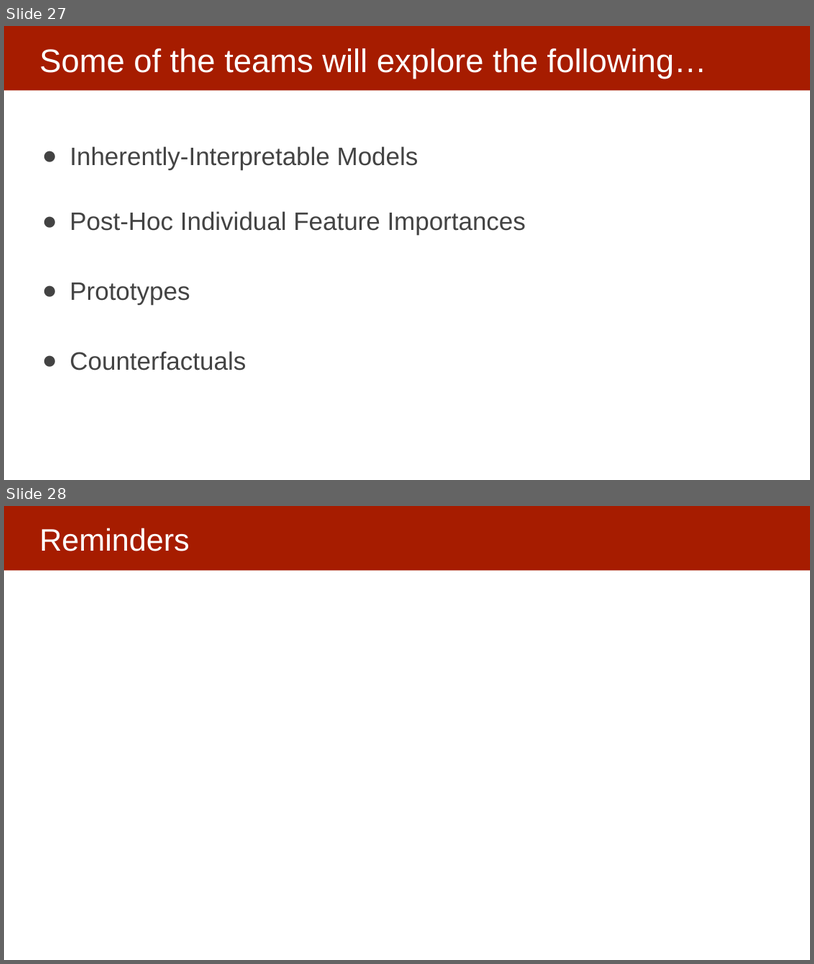
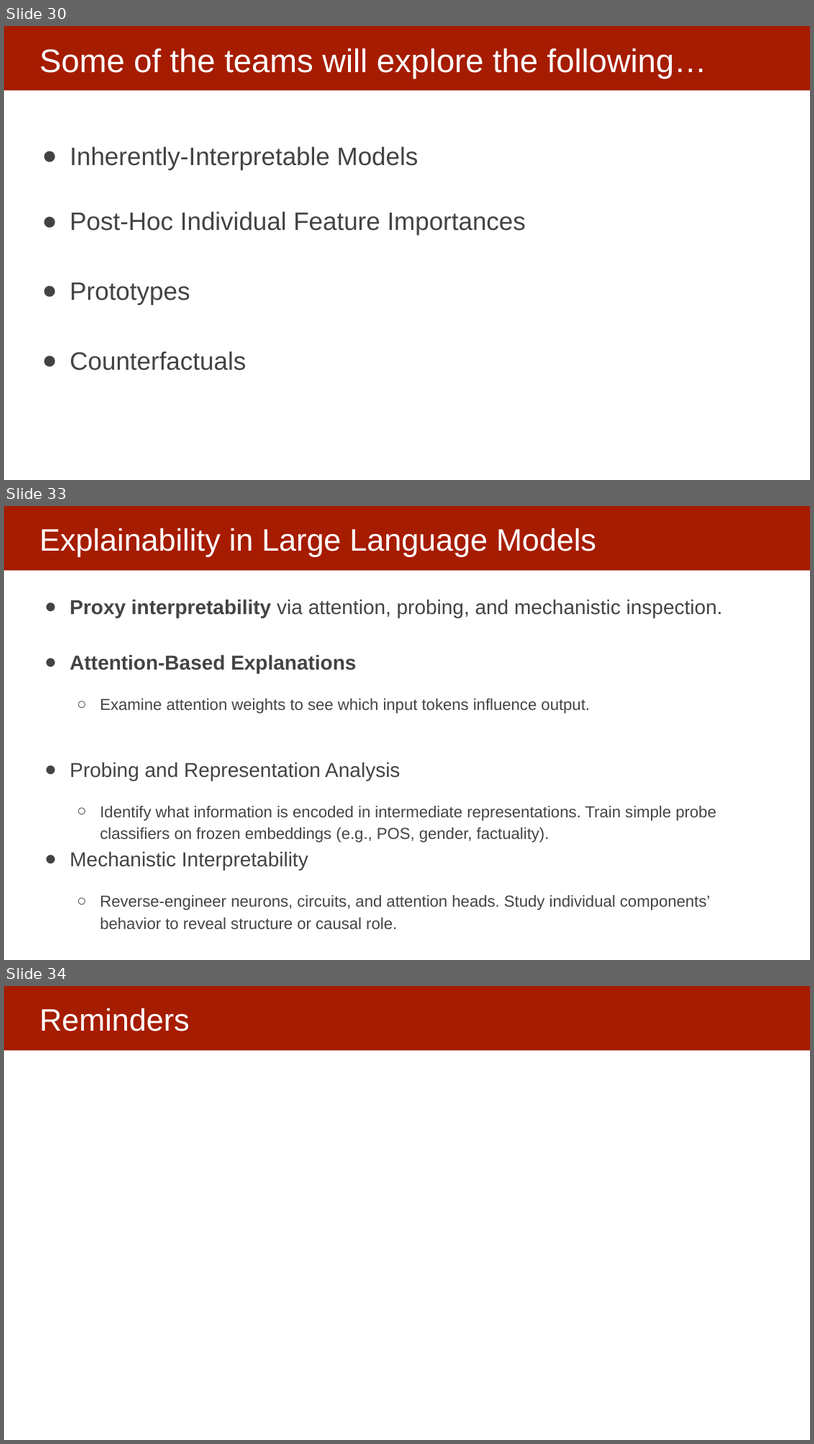
Before and after one commit to dssg/MLinPractice, a slide deck: Lectures/Lecture13-InterpretabilityOverview.pptx. Shown one above the other, each under a label of ours: slides 27 and 28 before the commit, slides 30, 33 and 34 after it; the slides between them are not shown. The pictures are 814x964 and 814x1444 pixels, drawn with LibreOffice and Linux fonts; fonts in the diff are those of the drawing. Boxes give left, top, right and bottom in pixels: in the first picture for what was removed or moved away, otherwise in the second. Text is boxed around its words. In the diff, an @@ line names an element or a change of style, - is before the commit and + after.

```diff
--- a/Lectures/Lecture13-InterpretabilityOverview.pptx
+++ b/Lectures/Lecture13-InterpretabilityOverview.pptx
@@ slide 33 added at [4,506,810,960], background #FFFFFF; not listed: 1 template element that a slide beside it also shows @@
@@ title added at [39,528,597,556], 37 pt, text #FFFFFF @@
+Explainability in Large Language Models
@@ text added at [70,599,723,929], 19 pt, text #434343 @@
+● Proxy interpretability via attention, probing, and mechanistic inspection.
+● Attention-Based Explanations
+  ○ Examine attention weights to see which input tokens influence output.
+● Probing and Representation Analysis
+  ○ Identify what information is encoded in intermediate representations. Train simple probe classifiers on frozen embeddings (e.g., POS, gender, factuality).
+● Mechanistic Interpretability
+  ○ Reverse-engineer neurons, circuits, and attention heads. Study individual components’ behavior to reveal structure or causal role.
@@ what was slide 27 is now slide 30 @@
@@ what was slide 28 is now slide 34 @@
```
Also in this commit, not shown: 4 slides changed, 5 other slides added.
